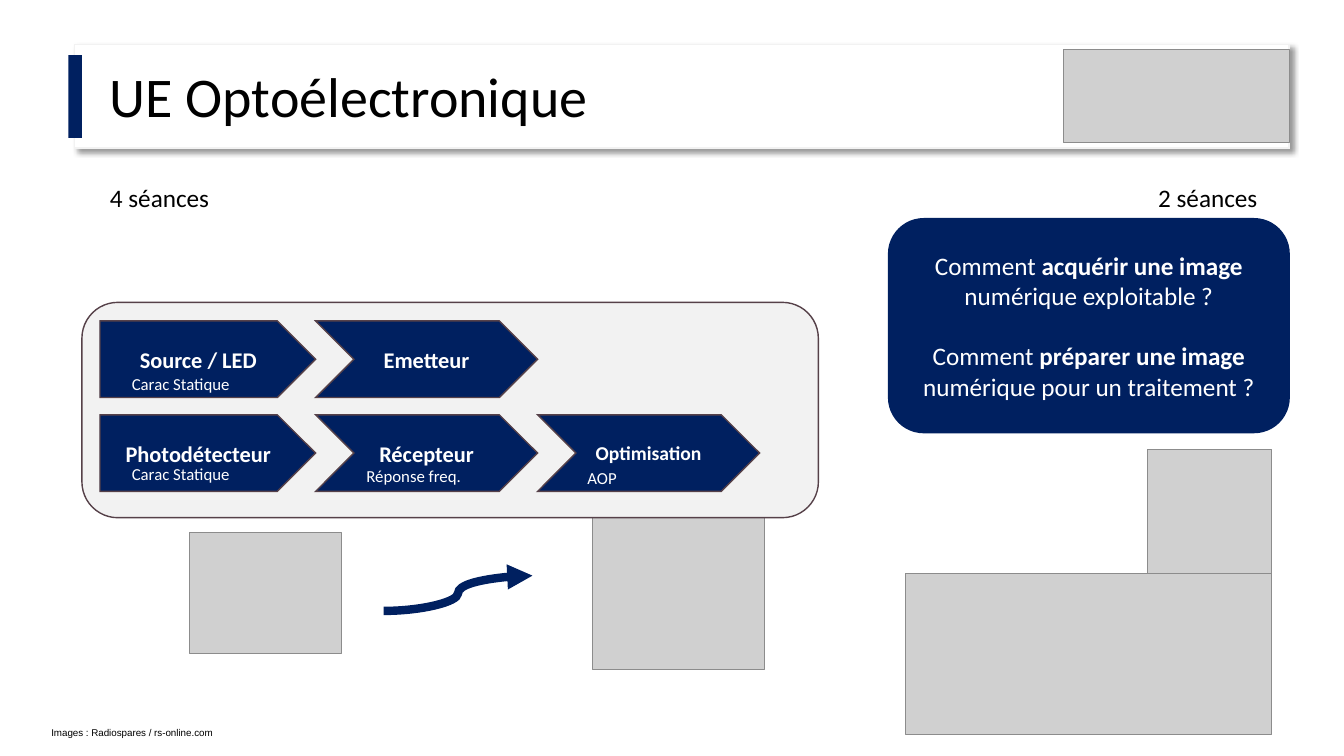
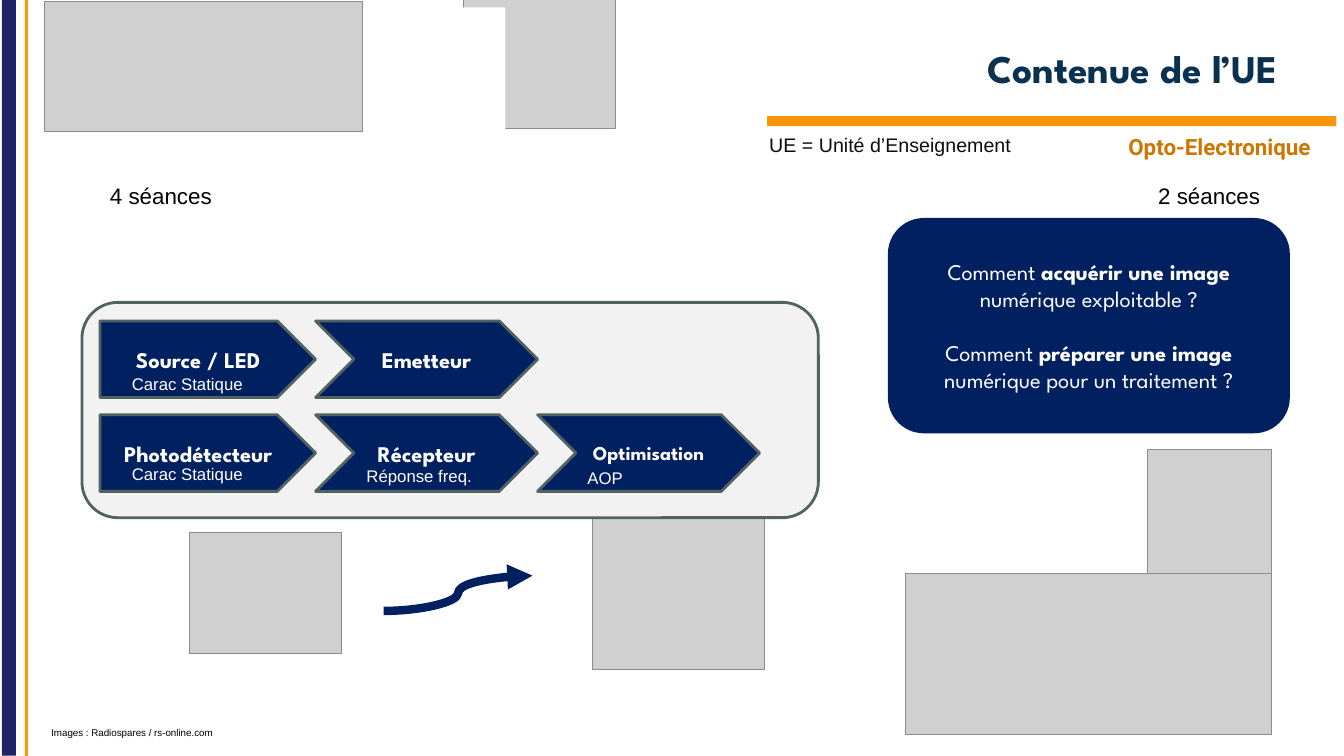
Before and after one commit to IOGS-Digital-Methods/semester-5, a slide deck: slide 5 of OptoElectronique/Cours/S5_Optoelectronique_2026_lite.pptx (slide 4 before the commit). Drawn at 1344x756 pixels with LibreOffice and Linux fonts; fonts in the diff are those of the drawing; grey boxes stand for pictures; background and template pictures are left out. Boxes give left, top, right and bottom in pixels: in the first picture for what was removed or moved away, otherwise in the second. Text is boxed around its words. In the diff, an @@ line names an element or a change of style, - is before the commit and + after.

Commit message:
Update OPTO / Intro 2026 and lite for labworks

```diff
--- a/OptoElectronique/Cours/S5_Optoelectronique_2026_lite.pptx
+++ b/OptoElectronique/Cours/S5_Optoelectronique_2026_lite.pptx
@@ line added from (9, 756) to (9, 0), #222267 10 pt @@
@@ line added from (26, 756) to (26, 0), #FF960A 2.25 pt @@
@@ rectangle added at (37,7,506,147), fill #FFFFFF @@
@@ picture added at (45,2,363,132) @@
@@ picture added at (464,0,616,129) @@
@@ rectangle removed at (69,55,83,138) @@
@@ rectangle removed at (75,44,1290,148) @@
@@ title added at (987,56,1277,84), 28 pt, text #0A3250, bold @@
+Contenue de l’UE
@@ picture removed at (1064,50,1290,143) @@
@@ text removed at (110,78,588,126) @@
-UE Optoélectronique
@@ rectangle added at (767,116,1337,126), fill #FA960A @@
@@ text added at (769,137,1011,156), 14 pt, text #0D0D0D @@
+UE = Unité d’Enseignement
@@ text added at (1128,138,1310,160), 16 pt, text #CC7604, bold @@
+Opto-Electronique
@@ text "4 séances" at (110,187,212,205): size 18 to 16 pt, font Calibri to Arial @@
@@ text "2 séances" at (1158,187,1260,205): size 18 to 16 pt, font Calibri to Arial @@
@@ rounded rectangle "Comment acquérir une image numérique ..." at (888,218,1291,434): size 18 to 16 pt, font Calibri to League Spartan @@
@@ rounded rectangle at (82,302,819,518): outline #574249 1 pt to #526263 2 pt @@
@@ font Calibri to League Spartan; outline #574249 1 pt to #526263 2 pt in 5 elements at (100,415,316,492), (100,321,316,397), (316,321,537,397), (316,415,537,492), (537,415,759,492) @@
@@ font Calibri to Arial in 4 elements at (132,378,243,394), (132,468,243,484), (366,469,472,486), (587,472,622,484) @@
```
Also in this commit, not shown: 8 other slides changed, 3 slides added, 3 slides removed, 1 other file.
